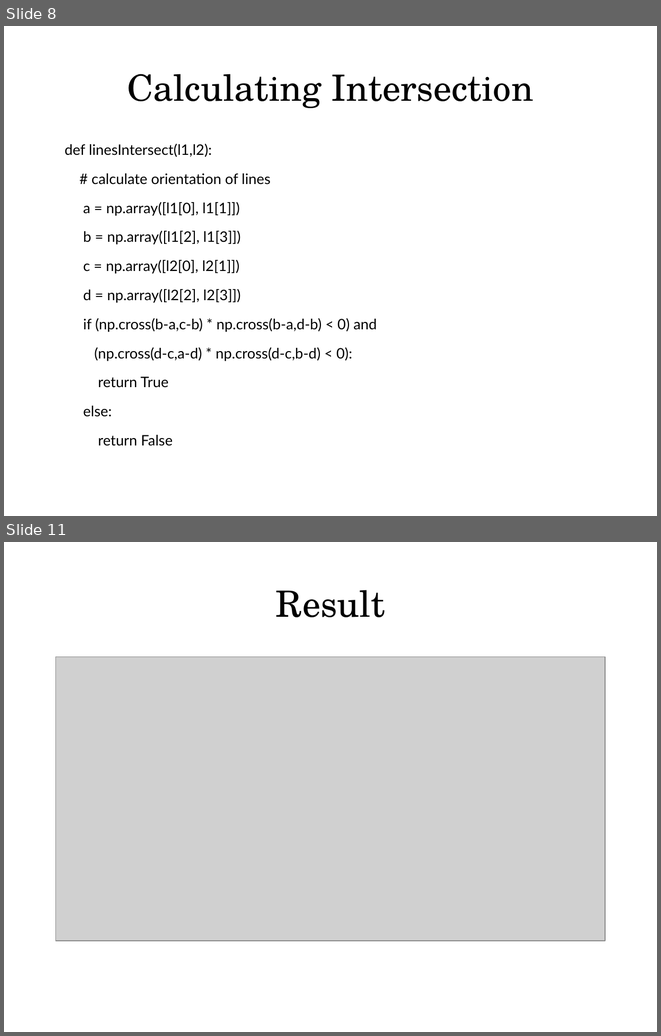
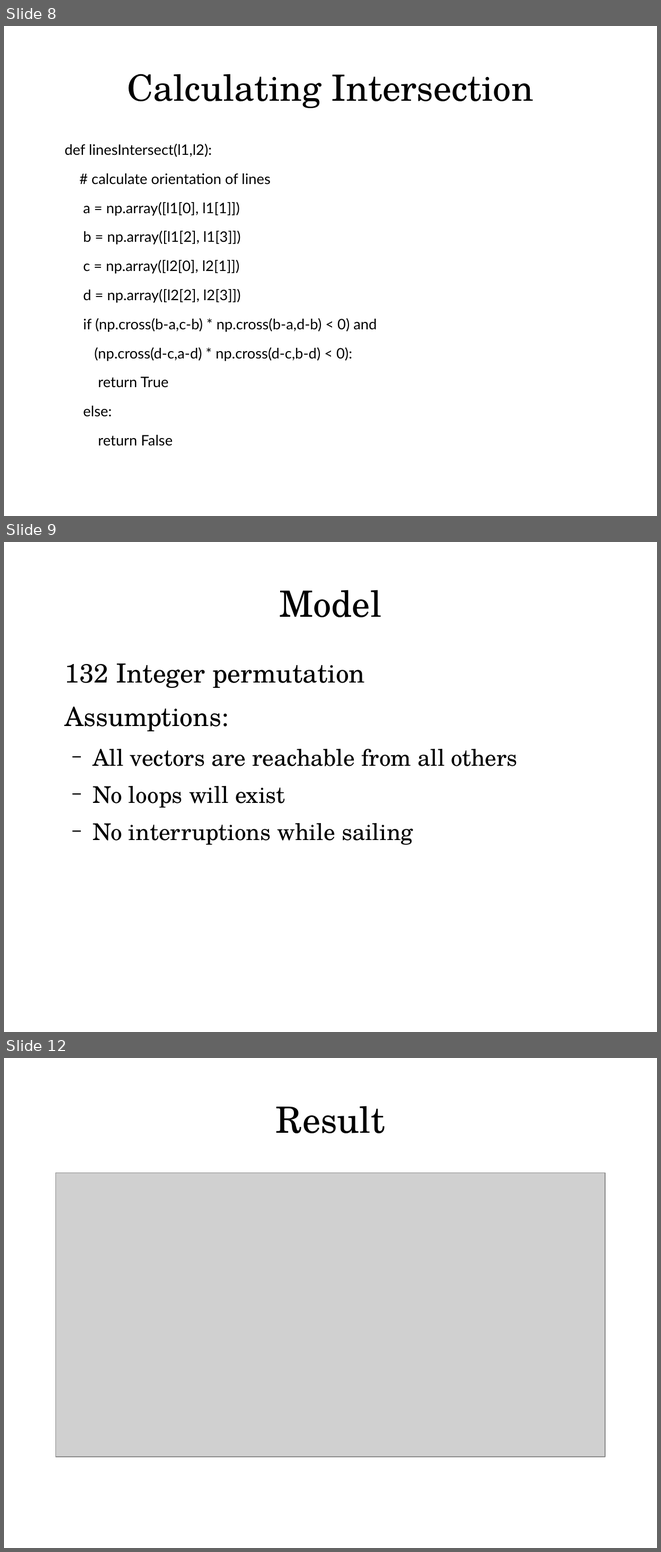
Before and after one commit to LBPeterson/VEL113F_Genetic-Algorithms, a slide deck: Presentation/presentation.odp. Shown one above the other, each under a label of ours: slides 8 and 11 before the commit, slides 8, 9 and 12 after it; the slides between them are not shown. The pictures are 661x1036 and 661x1552 pixels, drawn with LibreOffice and Linux fonts; fonts in the diff are those of the drawing; grey boxes stand for pictures. Boxes give left, top, right and bottom in pixels: in the first picture for what was removed or moved away, otherwise in the second. Text is boxed around its words. In the diff, an @@ line names an element or a change of style, - is before the commit and + after.

```diff
--- a/Presentation/presentation.odp
+++ b/Presentation/presentation.odp
@@ slide 9 added at (x1=4, y1=542, x2=657, y2=1032), background #FFFFFF @@
@@ title added at (x1=279, y1=590, x2=381, y2=617), 44 pt, text #000000 @@
+Model
@@ text added at (x1=64, y1=663, x2=518, y2=845), 28 pt, text #000000 @@
+132 Integer permutation
+Assumptions:
+  − All vectors are reachable from all others
+  − No loops will exist
+  − No interruptions while sailing
@@ what was slide 11 is now slide 12 @@
```
Also in this commit, not shown: 3 slides changed, 1 other slide added, 21 other files.
